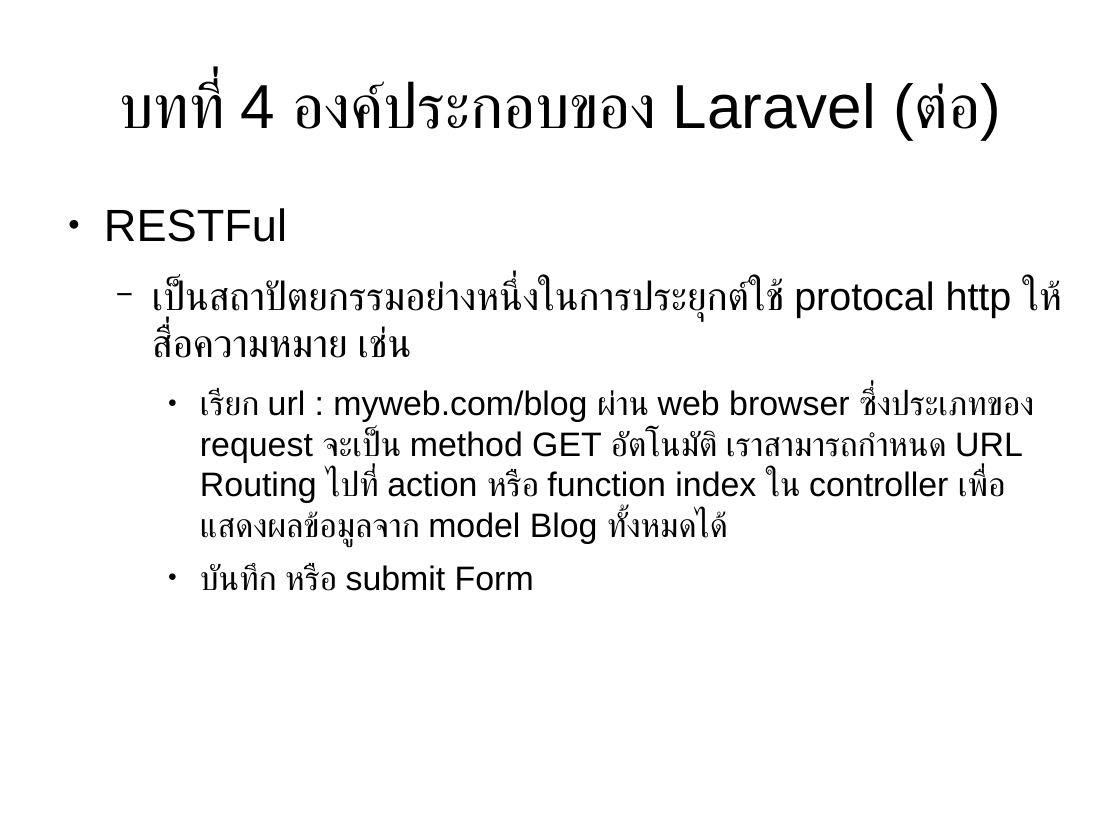
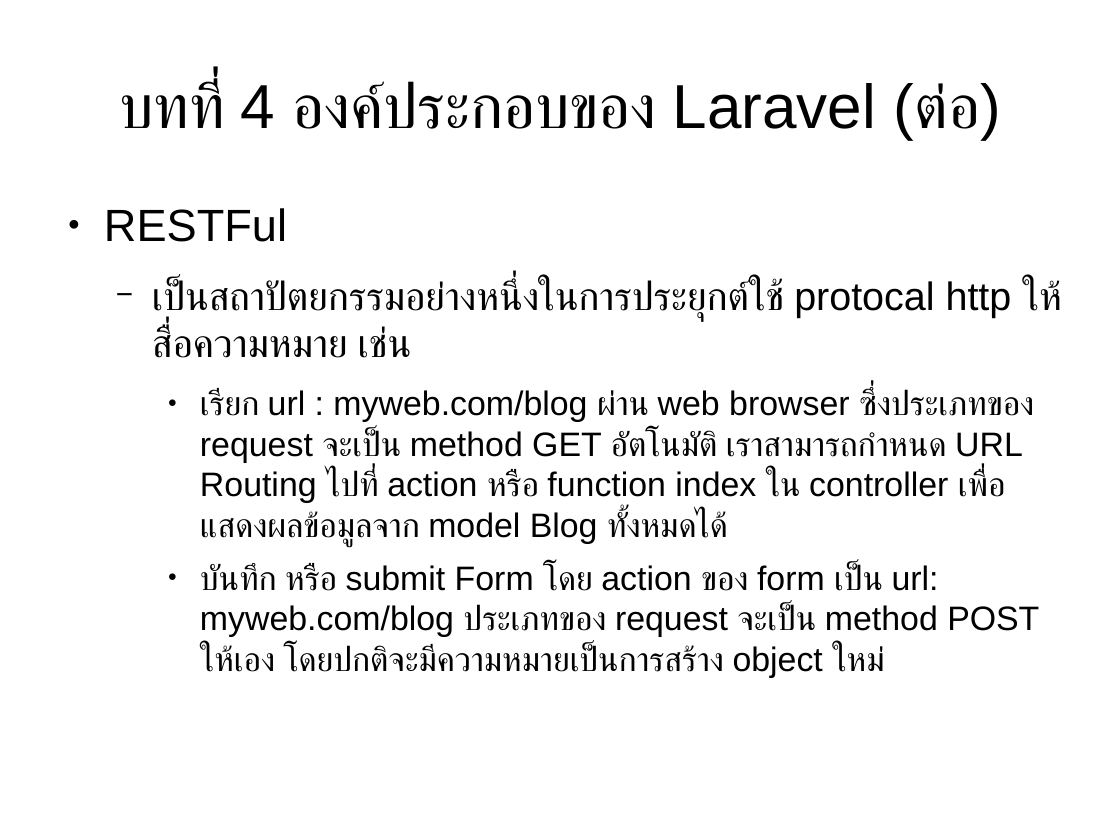
Before and after one commit to expstudio/Laravel-Course-Material, a slide deck: slide 23 of slide course.odp (slide 22 before the commit). Drawn at 1120x840 pixels with LibreOffice and Linux fonts; fonts in the diff are those of the drawing. Boxes give left, top, right and bottom in pixels: in the first picture for what was removed or moved away, otherwise in the second. Text is boxed around its words. In the diff, an @@ line names an element or a change of style, - is before the commit and + after.

```diff
--- a/slide course.odp
+++ b/slide course.odp
@@ text at box(200, 564, 1039, 678): text changed @@
-    ● บันทึก หรือ submit Form
+    ● บันทึก หรือ submit Form โดย action ของ form เป็น url: myweb.com/blog ประเภทของ request จะเป็น method POST ให้เอง โดยปกติจะมีความหมายเป็นการสร้าง object ใหม่
```
Also in this commit, not shown: 4 other slides changed, 26 slides added, 2 other files.
